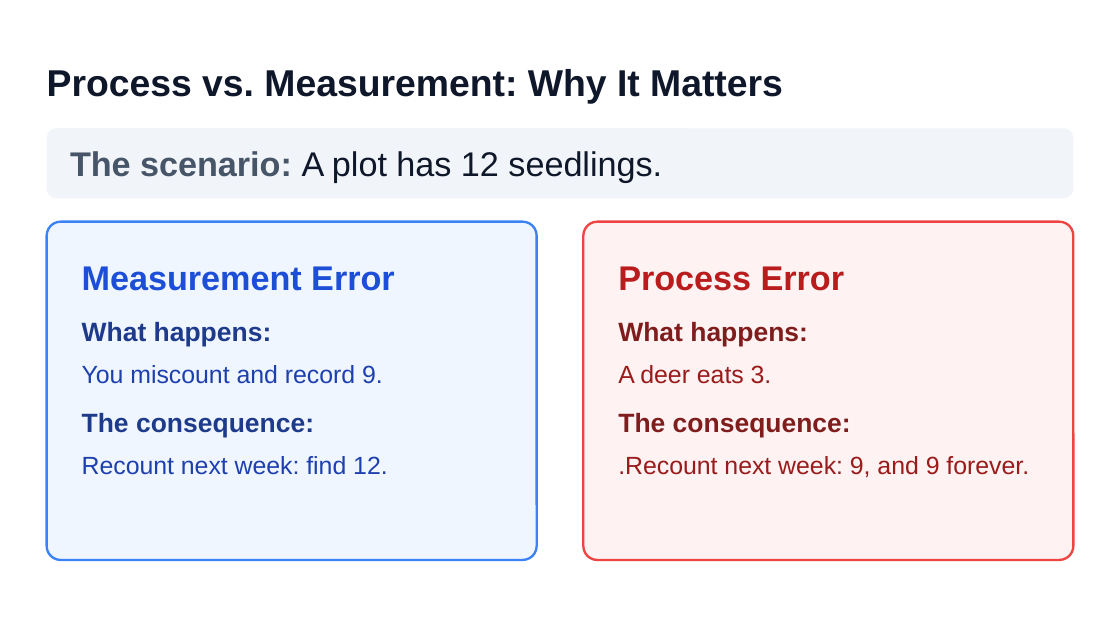
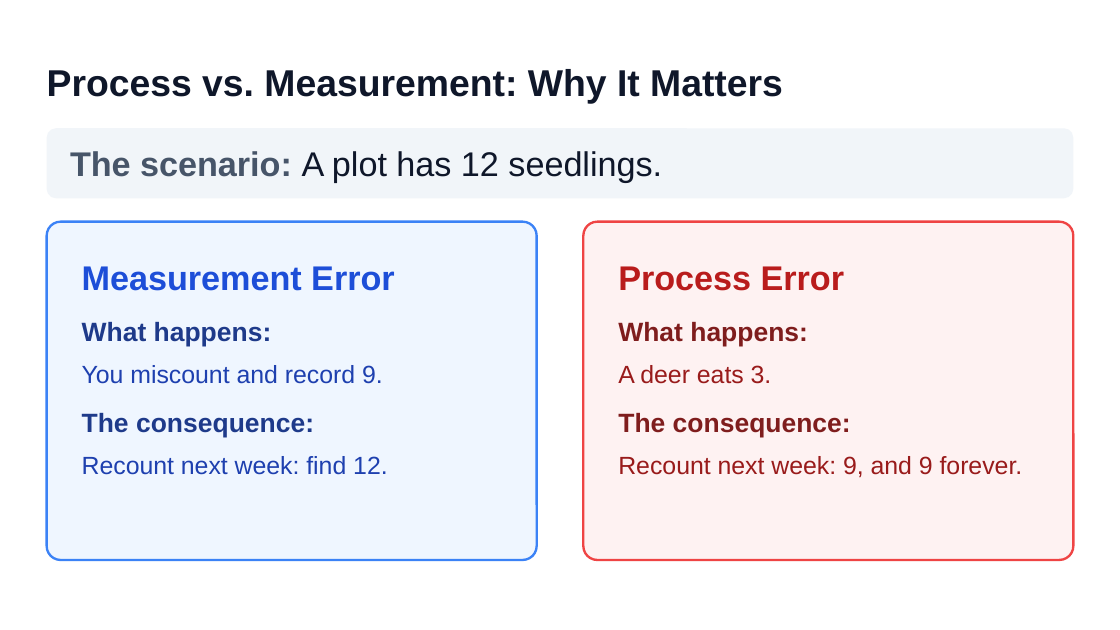
Before and after one commit to bmaitner/biometry_course, a slide deck: slide 30 of lectures/Lecture_02_modelling_frameworks.pptx. Drawn at 1120x630 pixels with LibreOffice and Linux fonts; fonts in the diff are those of the drawing; background and template pictures are left out. Boxes give left, top, right and bottom in pixels: in the first picture for what was removed or moved away, otherwise in the second. Text is boxed around its words. In the diff, an @@ line names an element or a change of style, - is before the commit and + after.

```diff
--- a/lectures/Lecture_02_modelling_frameworks.pptx
+++ b/lectures/Lecture_02_modelling_frameworks.pptx
@@ text at (618, 456, 1023, 477): text changed @@
-.Recount next week: 9, and 9 forever.
+Recount next week: 9, and 9 forever.
```
Also in this commit, not shown: 1 other slide changed, 1 other file.
